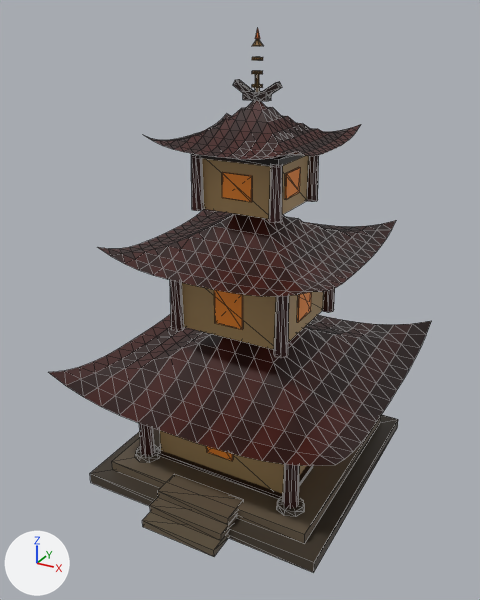
One commit to the glTF model client/public/models/pagoda.glb: the scene before it, then after it.
Camera for both pictures: a camera (50 mm lens) standing at (8.49, -16.39, 13.72) and looking at (-0.19, -0.61, 5.83). Lighting does not change. The marker at lower left points along +X, +Y and +Z. The older version comes first. Mesh edges are drawn as thin lines. Vertices at exactly the same position are counted once.

The scene before the commit, as lines of its bpy script (objects in view):
```python
me_glow = bpy.data.meshes.new('glow')
me_glow.from_pydata(...)  # 96 vertices, 144 faces; spans x -2.24..2.24, y -2.24..2.24, z 1.35..9.7
me_glow.materials.append(mat_defaultmaterial)
me_pagoda_body = bpy.data.meshes.new('pagoda_body')
me_pagoda_body.from_pydata(...)  # 1201 vertices, 2056 faces; spans x -4.4..4.4, y -4.6..4.4, z 0.0..13.27
me_pagoda_body.materials.append(mat_defaultmaterial_001)
ob_glow = bpy.data.objects.new('glow', me_glow)
ob_glow.location = (0.0, 0.0, 0.0)
ob_pagoda_body = bpy.data.objects.new('pagoda_body', me_pagoda_body)
ob_pagoda_body.location = (0.0, 0.0, 0.0)
```
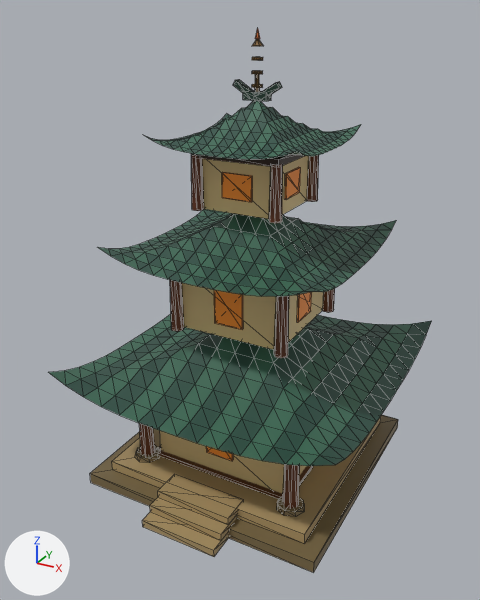
Where the change shows, as pixel boxes (x1, y1, x2, y2) in the pictures (480 x 600 px):
```json
{"part": 1, "of": "me_pagoda_body", "change": "recoloured", "before": [66, 79, 432, 466], "after": [66, 79, 432, 466]}
{"part": 2, "of": "me_pagoda_body", "change": "recoloured", "before": [48, 101, 412, 466], "after": [48, 101, 412, 466], "on screen": "dark red to dark green"}
{"part": 3, "of": "me_pagoda_body", "change": "recoloured", "before": [139, 153, 335, 508], "after": [139, 153, 335, 508]}
{"part": 4, "of": "me_pagoda_body", "change": "recoloured", "before": [90, 156, 398, 573], "after": [90, 156, 398, 573], "on screen": "lighter"}
```

Edits to the scene script, one JSON object a line:
```json
{"block": "me_pagoda_body", "where": "me_pagoda_body.from_pydata(...)  # 1201 vertices, 2056 faces; spans x -4.4..4.4, y -4.6..4.4, z 0.0..13.27"}
{"block": "me_pagoda_body", "where": "# used by ob_pagoda_body; location = (0.0, 0.0, 0.0)"}
{"block": "me_pagoda_body", "change": "me_pagoda_body part 1: 696 faces centred in x -3.56..4.19, y -4.19..4.19, z 3.44..11.92 are repainted in the vertex colours; the middle colour goes from black #280804 to dark green #2c5044"}
{"block": "me_pagoda_body", "change": "me_pagoda_body part 2: 588 faces centred in x -4.19..3.56, y -4.19..4.19, z 3.44..11.36 are repainted in the vertex colours; the middle colour goes from dark red #411008 to dark green #3d6b56"}
{"block": "me_pagoda_body", "change": "me_pagoda_body part 3: 384 faces centred in x -2.7..2.71, y -2.7..2.7, z 0.5..10.25 are repainted in the vertex colours; the middle colour goes from dark red #320703 to brown #5f2f14"}
{"block": "me_pagoda_body", "change": "me_pagoda_body part 4: 224 faces centred in x -3.8..3.8, y -4.6..3.8, z 0.0..10.1 are repainted in the vertex colours; the middle colour goes from brown #463c31 to brown #7d6c49"}
```
